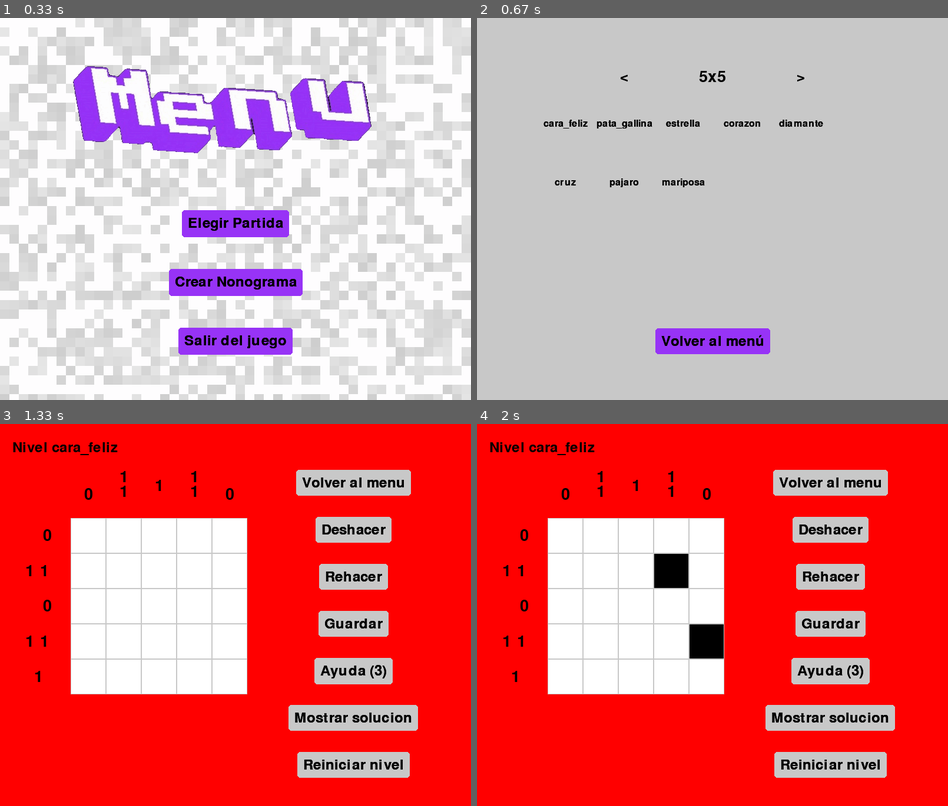
Above: before the commit, frames 1-4 (two rows, left to right).
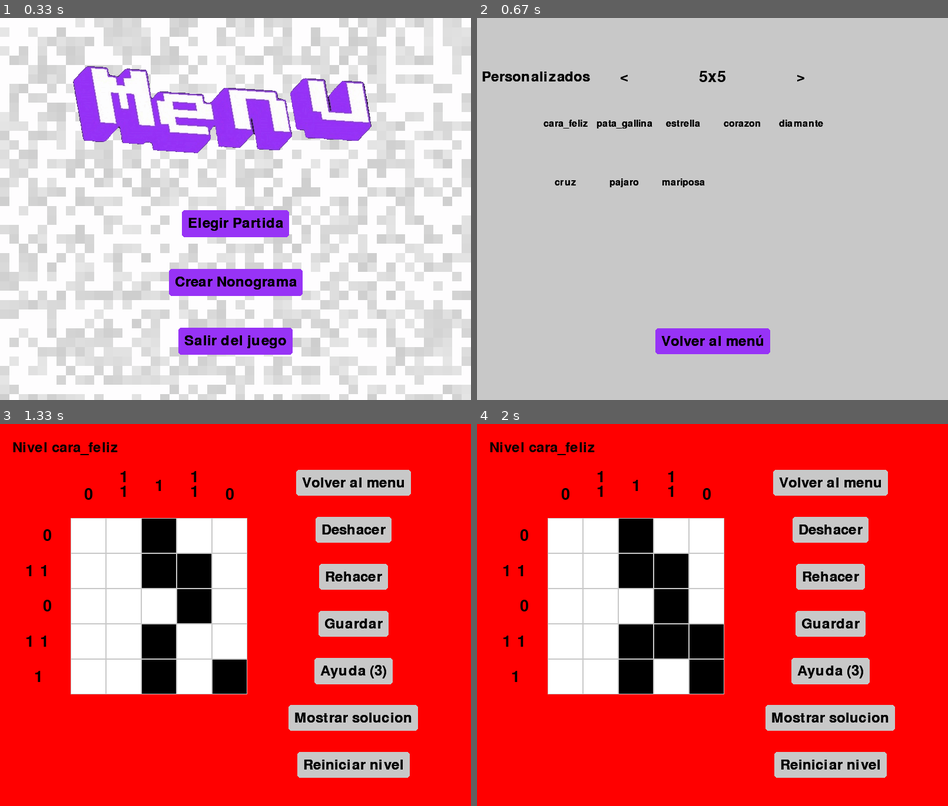
Above: after the commit, the same moments.

Repository: Diego-ipt/Pygame_nonograma
Game: pygame game, started from inicio.py
Same seed, same stepped clock (60 frames per second), same inputs: the game is played once before the commit and once after it.
Inputs (mouse positions are in pixels of both pictures, inside the frame that each line leads up to):
- Up to frame 1 (0.33 s): no input
- Up to frame 2 (0.67 s): click (693, 224) at 0.38 s
- Up to frame 3 (1.33 s): click "cara_feliz" at 0.72 s; click "Si" at 1.05 s
- Up to frame 4 (2 s): click "Ayuda (3)" at 1.38 s; click (717, 657) at 1.72 s

Frame 1 is identical in both runs. In frame 2, 0.3% of the frame differs, in the area x 1-24%, y 14-17%; in frame 3, 4.5%, in the area x 30-53%, y 24-71%; in frame 4, 4.5%.

Commit message:
feat: Seleccionar niveles personalizados desde el menu de elegir partida, ahora al crear un nivel automaticamente se guarda en custom_levels y se puede cargar desde la seleccion de niveles apretando el boton de arriba a la izquierda

Diff:
--- a/nonograma_core/Elementos_graficos/elementos_menus.py
+++ b/nonograma_core/Elementos_graficos/elementos_menus.py
@@ -47,6 +47,11 @@
             self.curr_color = self.hover_color
         else:
             self.curr_color = self.base_color
+
+    def changeText(self, text):
+        self.text_input = text
+        self.text = self.font.render(str(self.text_input), True, "black")
+        self.text_rect = self.text.get_rect(center=(self.x_pos, self.y_pos))
 
 class PopUp:
     def __init__(self, pos, size, message, font, base_color, text_color, border_radius=10, padding=20):
--- a/nonograma_core/Logica/creador.py
+++ b/nonograma_core/Logica/creador.py
@@ -114,21 +114,21 @@
             self.cell_size = self.window_size / self.grid_size
             self.creator_board.resize(self.grid_size)
 
-    def saveDesign(self, test_name = None):
+    def saveDesign(self, test_name = None, Name = None):
         print("Guardando diseño")
         # Obtiene el diseño actual del tablero
         design = self.creator_board.getBoardClicked()
         grid_size = self.grid_size
 
         # Ruta base calculada en función del archivo actual
-        base_dir = os.path.join("levels", "Personalizados")
+        base_dir = os.path.join("levels", "custom_levels", f"size_{grid_size}")
 
         # Crea el directorio si no existe
         if not os.path.exists(base_dir):
             print(f"Creando el directorio: {base_dir}")
             os.makedirs(base_dir)
 
-        #para debugear
+        # Para debugear
         if test_name:
             name_nivel = f"{test_name}_size_{grid_size}.json"
         else:
@@ -154,45 +154,6 @@
 
         print(f"{name_nivel} Guardado en {file_path}")
         return name_nivel
-        print("Guardando diseño")
-        # Obtiene el diseño actual del tablero
-        design = self.creator_board.getBoardClicked()
-
-        # Ruta base calculada en función del archivo actual
-        # script_dir = os.path.dirname(os.path.abspath(__file__))  # Directorio del archivo actual
-        base_dir = os.path.join("levels", "Personalizados")
-
-        # Crea el directorio si no existe
-        if not os.path.exists(base_dir):
-            print(f"Creando el directorio: {base_dir}")
-            os.makedirs(base_dir)
-
-        #para debugear
-        if test_name:
-            name_nivel = f"{test_name}.json"
-
-        else:
-        # Encuentra el siguiente número disponible para el archivo de nivel
-            num_nivel = 1
-            while os.path.exists(os.path.join(base_dir, f"nivel_{num_nivel}.json")):
-                num_nivel += 1
-
-            # Nombre del archivo
-            name_nivel = f"nivel_{num_nivel}.json"
-
-        file_path = os.path.join(base_dir, name_nivel)
-
-        nivel_info = {
-            "nivel": name_nivel if test_name else num_nivel,
-            "diseno": design
-        }
-
-        # Guarda el diseño en un archivo JSON
-        with open(file_path, 'w') as file:
-            json.dump(nivel_info, file)
-
-        print(f"{name_nivel} Guardado en {file_path}")
-        return name_nivel
 
     def handle_events(self, events, offset):
         for event in events:
--- a/nonograma_core/Ventanas/VentanaElegirPartida.py
+++ b/nonograma_core/Ventanas/VentanaElegirPartida.py
@@ -10,21 +10,21 @@
 from nonograma_core.Elementos_graficos.elementos_menus import mostrar_texto, Boton, PopUp
 from nonograma_core.Logica.registros import *
 
-
-
-def get_levels_name(carpeta_elegida):
-    base_dir = os.path.join("levels", "base_levels", carpeta_elegida)
+def get_levels_name(dificultad_elegida, custom=False):
+    folder = "custom_levels" if custom else "base_levels"
+    base_dir = os.path.join("levels", folder, dificultad_elegida)
     levels = []
     if os.path.exists(base_dir):
         for file in os.listdir(base_dir):
             if file.endswith(".json"):
                 with open(os.path.join(base_dir, file), 'r') as f:
                     level_data = json.load(f)
-                    levels.append(level_data["Name"])
+                    levels.append(level_data["Name"] if "Name" in level_data else level_data["nivel"])
     return levels
 
-def get_levels_file(carpeta_elegida):
-    base_dir = os.path.join("levels", "base_levels", carpeta_elegida)
+def get_levels_file(dificultad_elegida, custom=False):
+    folder = "custom_levels" if custom else "base_levels"
+    base_dir = os.path.join("levels", folder, dificultad_elegida)
     levels = []
     if os.path.exists(base_dir):
         for file in os.listdir(base_dir):
@@ -36,19 +36,20 @@
     def __init__(self, pantalla):
         self.pantalla = pantalla
 
-        self.dificultades = ["size_5", "size_7", "size_10"]
+        self.dificultades = ["size_5","size_6", "size_7", "size_8", "size_9", "size_10"]
         self.indice_dificultad = 0 #para simular arreglo circular
         self.niveles = self.cargar_niveles()
         self.nombre_nivel_elegido = ""
 
         self.search = Search_progress()
-        self.bandera_search = False
+        self.custom_toogle = False
         self.game = None
 
         #Botones menu
         self.boton_volver = Boton(image=None, pos=(ANCHO_PANTALLA / 2, 550), text_input="Volver al menú", font=pygame.font.SysFont(None, 36), base_color=VIOLETA_MENU, hover_color=FUCSIA)
         self.boton_izq = Boton(image=None, pos=(ANCHO_PANTALLA / 2 - 150, 100), text_input="<", font=pygame.font.SysFont(None, 36), base_color=GRIS, hover_color=AZUL_OSCURO)
         self.boton_der = Boton(image=None, pos=(ANCHO_PANTALLA / 2 + 150, 100), text_input=">", font=pygame.font.SysFont(None, 36), base_color=GRIS, hover_color=AZUL_OSCURO)
+        self.boton_personalizado = Boton(image=None, pos=(100, 100), text_input="Personalizados", font=pygame.font.SysFont(None, 36), base_color=GRIS, hover_color=AZUL_OSCURO)
 
         #Popup de confirmacion
         self.popup_guardado = PopUp(pos=(400, 300), size=(300, 150), message="Se ha encontrado una partida en progreso, quieres cargar?", font=pygame.font.SysFont(None, 36), base_color=NEGRO, text_color=BLANCO)
@@ -61,17 +62,27 @@
     def cambiar_dificultad(self, direccion):
         #-1 para izquierda, 1 para derecha
         self.indice_dificultad = (self.indice_dificultad + direccion) % len(self.dificultades)
-        self.niveles = self.cargar_niveles()
+        self.niveles = self.cargar_niveles(self.custom_toogle)
 
-    def cargar_niveles(self):
+    def cargar_niveles(self, custom = False):
         dificultad_actual = self.dificultades[self.indice_dificultad]
-        return [get_levels_name(dificultad_actual), get_levels_file(dificultad_actual)]
+        if custom:
+            return [get_levels_name(dificultad_actual, True), get_levels_file(dificultad_actual, True)]
+        else:
+            return [get_levels_name(dificultad_actual), get_levels_file(dificultad_actual)]
+
+    def toogle_niveles(self):
+        self.custom_toogle = not self.custom_toogle
+        self.niveles = self.cargar_niveles(custom=self.custom_toogle)
+        self.boton_personalizado.changeText("Personalizados" if self.custom_toogle else "Niveles Base")
 
     def cargar_partida(self):
         print("cargando partida en progreso..")
         for row in range(self.game.board.grid_size):
             for col in range(self.game.board.grid_size):
-                self.game.board.board[row][col].clicked = self.search.avance[row][col]
+                if self.search.avance[row][col] != 0:
+                    self.game.board.board[row][col].click()
+                print(self.search.avance[row][col], end=" ")
         return self.iniciar_juego(self.game)
 
     def run(self):
@@ -91,7 +102,7 @@
                             self.popup_guardado.desactivar()
                             return self.iniciar_juego(self.game)
             else:
-                for boton in [self.boton_izq, self.boton_der, self.boton_volver]:
+                for boton in [self.boton_izq, self.boton_der, self.boton_volver, self.boton_personalizado]:
                     boton.changeColor(menu_mouse_pos)
                     boton.update(self.pantalla)
 
@@ -104,7 +115,7 @@
                 for i, nombre in enumerate(niveles_nombres[:15]):  # Maximo 15 niveles
                     x = 150 + (i % 5) * 100  # Posición en X para cada columna
                     y = 180 + (i // 5) * 100  # Posición en Y para cada fila
-                    boton_nivel = Boton(image=None, pos=(x,y), text_input=nombre, font=pygame.font.SysFont(None,24), base_color=GRIS, hover_color=AZUL_OSCURO)
+                    boton_nivel = Boton(image=None, pos=(x,y), text_input=str(nombre), font=pygame.font.SysFont(None,24), base_color=GRIS, hover_color=AZUL_OSCURO)
                     boton_nivel.changeColor(menu_mouse_pos)
                     boton_nivel.update(self.pantalla)
                     botones_niveles.append((boton_nivel, nombre))
@@ -118,8 +129,11 @@
                             self.cambiar_dificultad(-1)
                         if self.boton_der.checkInput(menu_mouse_pos):
                             self.cambiar_dificultad(1)
+                        if self.boton_personalizado.checkInput(menu_mouse_pos):
+                            self.toogle_niveles()
                         if self.boton_volver.checkInput(menu_mouse_pos):
                             return 'menu_principal'
+
 
                         for boton, nombre in botones_niveles:
                             if boton.checkInput(menu_mouse_pos):
@@ -134,7 +148,9 @@
         file_lvl = self.niveles[1][index]
         dificultad_actual = self.dificultades[self.indice_dificultad]
 
-        with open(os.path.join("levels", "base_levels", dificultad_actual, file_lvl)) as file:
+        lvl_type = "custom_levels" if self.custom_toogle else "base_levels"
+
+        with open(os.path.join("levels", lvl_type , dificultad_actual, file_lvl)) as file:
             level_data = json.load(file)
 
         # Crear una instancia de Game con los datos del nivel seleccionado
--- a/nonograma_core/Ventanas/VentanaNonogramaGame.py
+++ b/nonograma_core/Ventanas/VentanaNonogramaGame.py
@@ -126,5 +126,6 @@
 
             pygame.display.flip()  # Actualizar pantalla en cada iteración
 
+        pygame.display.flip()
         time.sleep(1)
         return 'ventana_victoria'
